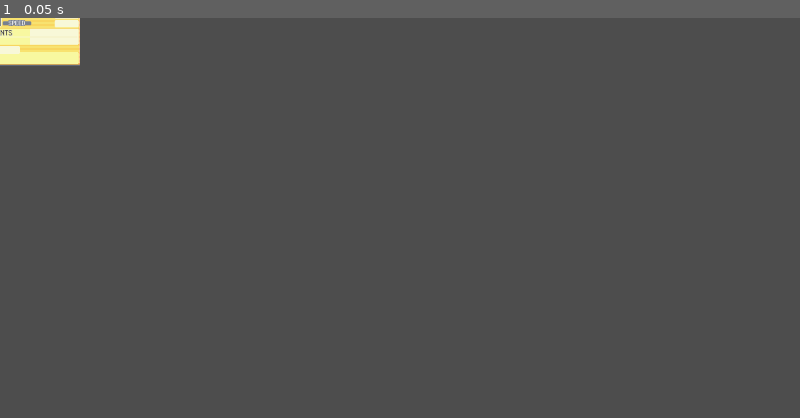
Above: before the commit, frame 1.
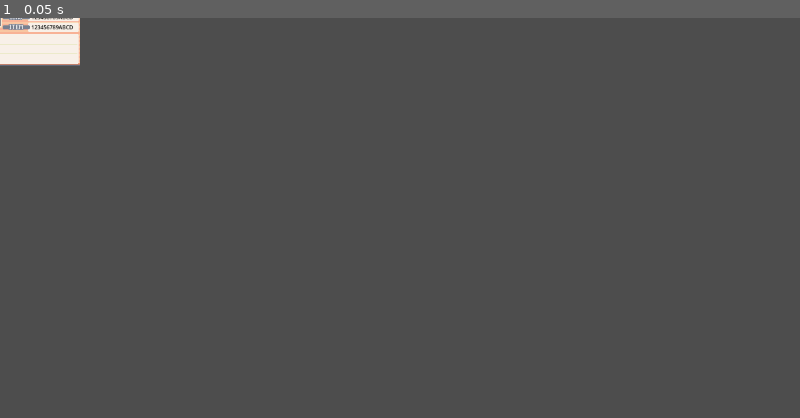
Above: after the commit, the same moment.

Repository: marinho112/pokemon
Game: Godot game, scene res://Nodes/Menus/menu_pokemon.tscn
Same seed, same stepped clock (60 frames per second), same inputs: the game is played once before the commit and once after it. This scene is started directly instead of the project's main scene.
Inputs:
- Up to frame 1 (0.05 s): no input

The runs differ from the first frame. In frame 1, 0.9% of the frame differs, in the area x 0-10%, y 0-12%.

Commit message:
menu V.2

Diff:
--- a/Nodes/Menus/menu_pokemon.tscn
+++ b/Nodes/Menus/menu_pokemon.tscn
@@ -7,6 +7,7 @@
 [ext_resource type="Texture2D" uid="uid://bmnx4dlcafmye" path="res://assets/menus/subFundo240x144.png" id="2_kmlsk"]
 [ext_resource type="Texture2D" uid="uid://dt7btrmiyw02" path="res://Nodes/Menus/menu_pokemon.tres" id="3_5y78h"]
 [ext_resource type="Texture2D" uid="uid://bd720306al17j" path="res://assets/pokemons/Pokemon 1st 3rd Generation.png" id="4_pio8x"]
+[ext_resource type="Texture2D" uid="uid://brssxbd2xd5jk" path="res://assets/menus/subFundo121x64.png" id="6_ryeln"]
 
 [sub_resource type="StyleBoxEmpty" id="StyleBoxEmpty_c280g"]
 
@@ -14,13 +15,29 @@
 atlas = ExtResource("1_f76mv")
 region = Rect2(248.5, 241.5, 239.5, 143.5)
 
+[sub_resource type="AtlasTexture" id="AtlasTexture_nebb3"]
+atlas = ExtResource("1_f76mv")
+region = Rect2(2, 327, 240, 144)
+
+[sub_resource type="AtlasTexture" id="AtlasTexture_7tj8l"]
+atlas = ExtResource("1_f76mv")
+region = Rect2(247, 90, 115, 64)
+
+[sub_resource type="AtlasTexture" id="AtlasTexture_inpcl"]
+atlas = ExtResource("1_f76mv")
+region = Rect2(244, 177, 121, 144)
+
+[sub_resource type="AtlasTexture" id="AtlasTexture_b7d48"]
+atlas = ExtResource("1_f76mv")
+region = Rect2(367, 167, 121, 35)
+
+[sub_resource type="AtlasTexture" id="AtlasTexture_1vgff"]
+atlas = ExtResource("1_f76mv")
+region = Rect2(244, 387, 121, 111)
+
 [sub_resource type="AtlasTexture" id="AtlasTexture_ax0ta"]
 atlas = ExtResource("1_f76mv")
 region = Rect2(244, 74, 121, 84)
-
-[sub_resource type="StyleBoxEmpty" id="StyleBoxEmpty_gs7a3"]
-
-[sub_resource type="StyleBoxEmpty" id="StyleBoxEmpty_wqyu1"]
 
 [sub_resource type="AtlasTexture" id="AtlasTexture_xxt3k"]
 atlas = ExtResource("1_f76mv")
@@ -29,6 +46,10 @@
 [sub_resource type="AtlasTexture" id="AtlasTexture_a1qt0"]
 atlas = ExtResource("4_pio8x")
 region = Rect2(12, 46, 62, 62)
+
+[sub_resource type="StyleBoxEmpty" id="StyleBoxEmpty_gs7a3"]
+
+[sub_resource type="StyleBoxEmpty" id="StyleBoxEmpty_wqyu1"]
 
 [node name="menuPokemon" type="Node2D"]
 script = ExtResource("1_o0vbi")
@@ -105,23 +126,171 @@
 text = "123456789ABCD"
 
 [node name="telaAtributos" type="Node2D" parent="."]
+visible = false
 
 [node name="fundo" type="Sprite2D" parent="telaAtributos"]
 texture = SubResource("AtlasTexture_4sa13")
 
+[node name="editHP" type="TextEdit" parent="telaAtributos"]
+offset_left = 50.0
+offset_top = -69.0
+offset_right = 150.0
+offset_bottom = -34.0
+scale = Vector2(0.5, 0.5)
+theme_override_colors/font_color = Color(0, 0, 0, 1)
+theme_override_styles/normal = SubResource("StyleBoxEmpty_c280g")
+text = "1000/1000"
+
+[node name="editAtk" type="TextEdit" parent="telaAtributos"]
+offset_left = 90.0
+offset_top = -52.0
+offset_right = 135.0
+offset_bottom = -17.0
+scale = Vector2(0.5, 0.5)
+theme_override_colors/font_color = Color(0, 0, 0, 1)
+theme_override_styles/normal = SubResource("StyleBoxEmpty_c280g")
+text = "1000"
+
+[node name="editDef" type="TextEdit" parent="telaAtributos"]
+offset_left = 90.0
+offset_top = -39.0
+offset_right = 135.0
+offset_bottom = -4.0
+scale = Vector2(0.5, 0.5)
+theme_override_colors/font_color = Color(0, 0, 0, 1)
+theme_override_styles/normal = SubResource("StyleBoxEmpty_c280g")
+text = "1000"
+
+[node name="editSpAtk" type="TextEdit" parent="telaAtributos"]
+offset_left = 90.0
+offset_top = -26.0
+offset_right = 135.0
+offset_bottom = 9.0
+scale = Vector2(0.5, 0.5)
+theme_override_colors/font_color = Color(0, 0, 0, 1)
+theme_override_styles/normal = SubResource("StyleBoxEmpty_c280g")
+text = "1000"
+
+[node name="editSpDef" type="TextEdit" parent="telaAtributos"]
+offset_left = 90.0
+offset_top = -13.0
+offset_right = 135.0
+offset_bottom = 22.0
+scale = Vector2(0.5, 0.5)
+theme_override_colors/font_color = Color(0, 0, 0, 1)
+theme_override_styles/normal = SubResource("StyleBoxEmpty_c280g")
+text = "1000"
+
+[node name="editSpeed" type="TextEdit" parent="telaAtributos"]
+offset_left = 90.0
+offset_right = 135.0
+offset_bottom = 35.0
+scale = Vector2(0.5, 0.5)
+theme_override_colors/font_color = Color(0, 0, 0, 1)
+theme_override_styles/normal = SubResource("StyleBoxEmpty_c280g")
+text = "1000"
+
+[node name="editExp" type="TextEdit" parent="telaAtributos"]
+offset_left = 50.0
+offset_top = 14.0
+offset_right = 180.0
+offset_bottom = 49.0
+scale = Vector2(0.5, 0.5)
+theme_override_colors/font_color = Color(0, 0, 0, 1)
+theme_override_styles/normal = SubResource("StyleBoxEmpty_c280g")
+text = "123456789"
+
+[node name="editNextLv" type="TextEdit" parent="telaAtributos"]
+offset_left = 50.0
+offset_top = 27.0
+offset_right = 180.0
+offset_bottom = 62.0
+scale = Vector2(0.5, 0.5)
+theme_override_colors/font_color = Color(0, 0, 0, 1)
+theme_override_styles/normal = SubResource("StyleBoxEmpty_c280g")
+text = "123456789"
+
+[node name="editAbility" type="TextEdit" parent="telaAtributos"]
+offset_left = -46.0
+offset_top = 40.0
+offset_right = 99.0
+offset_bottom = 75.0
+scale = Vector2(0.5, 0.5)
+theme_override_colors/font_color = Color(0, 0, 0, 1)
+theme_override_styles/normal = SubResource("StyleBoxEmpty_c280g")
+text = "Magnet Rise"
+
+[node name="editAbilityDescricao" type="TextEdit" parent="telaAtributos"]
+offset_left = -110.0
+offset_top = 51.0
+offset_right = 640.0
+offset_bottom = 106.0
+scale = Vector2(0.3, 0.3)
+theme_override_colors/font_color = Color(0, 0, 0, 1)
+theme_override_styles/normal = SubResource("StyleBoxEmpty_c280g")
+text = "Palavra001Palavra002Palavra003Palavra004Palavra005Palavra006Palavra007Palavra008Palavra009Palavra010Palavra011Palavra012Palavra013Palavra014Palavra015Palavra016Palavra017"
+wrap_mode = 1
+
 [node name="telaCaracteristicas" type="Node2D" parent="."]
+visible = false
 
 [node name="fundo" type="Sprite2D" parent="telaCaracteristicas"]
+texture = SubResource("AtlasTexture_nebb3")
+
+[node name="telaMaior" type="Sprite2D" parent="telaCaracteristicas"]
+
+[node name="telaMenor" type="Node2D" parent="telaCaracteristicas"]
+position = Vector2(-59.5, 40)
+
+[node name="fundo2" type="Sprite2D" parent="telaCaracteristicas/telaMenor"]
+texture = ExtResource("6_ryeln")
+
+[node name="fundo1" type="Sprite2D" parent="telaCaracteristicas/telaMenor"]
+texture = SubResource("AtlasTexture_7tj8l")
 
 [node name="telaMovimentos" type="Node2D" parent="."]
+visible = false
 
 [node name="fundo" type="Sprite2D" parent="telaMovimentos"]
-
-[node name="pokemonScreem" type="Sprite2D" parent="."]
+position = Vector2(60, 0)
+texture = SubResource("AtlasTexture_inpcl")
+
+[node name="SubTela" type="Node2D" parent="telaMovimentos"]
+
+[node name="fundoCima" type="Sprite2D" parent="telaMovimentos/SubTela"]
+position = Vector2(-60, -54.5)
+texture = SubResource("AtlasTexture_b7d48")
+
+[node name="fundoBaixo" type="Sprite2D" parent="telaMovimentos/SubTela"]
+position = Vector2(-59.2, 16)
+texture = SubResource("AtlasTexture_1vgff")
+
+[node name="pokemonScreem" type="Node2D" parent="."]
 position = Vector2(-59.5, -30)
+
+[node name="Conteudo" type="Node2D" parent="pokemonScreem"]
+
+[node name="fundo" type="Sprite2D" parent="pokemonScreem/Conteudo"]
 texture = SubResource("AtlasTexture_ax0ta")
 
-[node name="editLV" type="TextEdit" parent="pokemonScreem"]
+[node name="pokebola" type="Sprite2D" parent="pokemonScreem/Conteudo"]
+position = Vector2(48, 30)
+texture = SubResource("AtlasTexture_xxt3k")
+hframes = 12
+
+[node name="Container" type="Container" parent="pokemonScreem/Conteudo"]
+offset_left = -50.0
+offset_top = -20.0
+offset_right = 40.0
+offset_bottom = 30.0
+
+[node name="pokemon" type="Sprite2D" parent="pokemonScreem/Conteudo/Container"]
+position = Vector2(50, 25)
+texture = SubResource("AtlasTexture_a1qt0")
+
+[node name="Cabecalho" type="Node2D" parent="pokemonScreem"]
+
+[node name="editLV" type="TextEdit" parent="pokemonScreem/Cabecalho"]
 offset_left = -55.0
 offset_top = -42.0
 offset_right = -3.0
@@ -131,7 +300,7 @@
 theme_override_styles/normal = SubResource("StyleBoxEmpty_gs7a3")
 text = "LV.100"
 
-[node name="editEspecie" type="TextEdit" parent="pokemonScreem"]
+[node name="editEspecie" type="TextEdit" parent="pokemonScreem/Cabecalho"]
 offset_left = -20.0
 offset_top = -42.0
 offset_right = 100.0
@@ -141,23 +310,8 @@
 theme_override_styles/normal = SubResource("StyleBoxEmpty_wqyu1")
 text = "Crabominable"
 
-[node name="sexo" type="Sprite2D" parent="pokemonScreem"]
+[node name="sexo" type="Sprite2D" parent="pokemonScreem/Cabecalho"]
 position = Vector2(52, -33)
 scale = Vector2(0.07, 0.07)
 texture = ExtResource("2_cysit")
 vframes = 3
-
-[node name="pokebola" type="Sprite2D" parent="pokemonScreem"]
-position = Vector2(48, 30)
-texture = SubResource("AtlasTexture_xxt3k")
-hframes = 12
-
-[node name="Container" type="Container" parent="pokemonScreem"]
-offset_left = -50.0
-offset_top = -20.0
-offset_right = 40.0
-offset_bottom = 30.0
-
-[node name="pokemon" type="Sprite2D" parent="pokemonScreem/Container"]
-position = Vector2(50, 25)
-texture = SubResource("AtlasTexture_a1qt0")
--- a/Scripts/Global/Classes.gd
+++ b/Scripts/Global/Classes.gd
@@ -9,6 +9,7 @@
 	var item_select:int
 	var persona:int
 	var cidadeNatal:String
+	var pkms=[]
 
 class pokemon:
 	var raca:String
@@ -35,6 +36,7 @@
 	var lvMinEvolui=100
 	var lvMaxEvolui=100
 	var armas=[]
+	var danoRecebido=0
 
 	var hp:int
 	var atak:int
@@ -108,8 +110,10 @@
 			resp += "Ataque"+str(i)+": " + str(ataque) + "\n"
 		if(i==0):
 			resp += "Ataques: Nenhum\n"
-
-		resp += "Item: " + str(item['name']) + "\n"
+		if(item):
+			resp += "Item: " + str(item['name']) + "\n"
+		else:
+			resp += "Item: Nenhum\n"
 		resp += "EV HP: " + str(ev_hp) + "\n"
 		resp += "EV Ataque: " + str(ev_atak) + "\n"
 		resp += "EV Ataque Especial: " + str(ev_sp_atak) + "\n"
@@ -154,7 +158,7 @@
 		# Tipos
 		if json.has("types"):
 			for i in range(min(json["types"].size(), 2)):
-				tipo[i] = json["types"][i]
+				tipo[i] = Ferramentas.getTipoID(json["types"][i])
 
 	func getRandomHabilit():
 		var habilidades = json.get("abilities", [])
@@ -232,6 +236,13 @@
 
 		return resp
 
+	func getVidaAtual():
+		var vidaAtual=getAtributoReal(VG.ATRIBUTO_VIDA)
+		vidaAtual-=danoRecebido
+		if(vidaAtual<0):
+			return 0
+		return vidaAtual
+
 	func getDesenvolvimento():
 		return int((forca[1]+resistencia[1])/10)
 
@@ -258,3 +269,9 @@
 			if(item[0]==arma):
 				return item[1]
 		return 0
+
+	func getHabilidadeNome():
+		return "Não Programado"
+
+	func getHabilidadeDescricao():
+		return "Ainda Não Foi Programado"
--- a/Scripts/Global/Ferramentas.gd
+++ b/Scripts/Global/Ferramentas.gd
@@ -107,3 +107,57 @@
 		else:
 			print("Erro ao abrir o arquivo: ", caracteristicasData)
 		return json
+
+func getTipoID(nomeTipo):
+	match nomeTipo:
+		"water":
+			return VG.TIPO_AGUA
+		"dragon":
+			return VG.TIPO_DRAGAO
+		"electric":
+			return VG.TIPO_ELETRICO
+		"ghost":
+			return VG.TIPO_FANTASMA
+		"fire":
+			return VG.TIPO_FOGO
+		"ice":
+			return VG.TIPO_GELO
+		"bug":
+			return VG.TIPO_INSETO
+		"fight":
+			return VG.TIPO_LUTADOR
+		"steel":
+			return VG.TIPO_METAL
+		"normal":
+			return VG.TIPO_NORMAL
+		"rock":
+			return VG.TIPO_PEDRA
+		"grass":
+			return VG.TIPO_PLANTA
+		"psychic":
+			return VG.TIPO_PSIQUICO
+		"dark":
+			return VG.TIPO_SOMBRIO
+		"ground":
+			return VG.TIPO_TERRA
+		"poison":
+			return VG.TIPO_VENENO
+		"flying":
+			return VG.TIPO_VOADOR
+
+func formataNome(nome):
+	var novoNome= nome.replace("-", " ")
+	var palavras = novoNome.split(" ")
+	var resp=""
+	for i in range(palavras.size()):
+		resp += palavras[i].capitalize()+" "
+	return resp
+
+func formataNumero(num):
+	var str=''
+	if(num<100):
+		str+="0"
+	if(num<10):
+		str+="0"
+	str+=str(num)
+	return str
--- a/Scripts/Global/Options.gd
+++ b/Scripts/Global/Options.gd
@@ -47,7 +47,11 @@
 		menu.z_index=10
 		#menu.definePokemon(0)
 		menu.ajustaTamanho(100)
+		if(personagem.personagemInfo.pkms.size()>0):
+			menu.definePokemon(personagem.personagemInfo.pkms[0])
+
 		personagem.pilhaAcoes.insert(0,menu)
+
 
 class OptionPersonagem extends Option:
 
--- a/Scripts/Global/VariaveisGlobais.gd
+++ b/Scripts/Global/VariaveisGlobais.gd
@@ -62,20 +62,20 @@
 
 #TIPOS
 
-const TIPO_PEDRA = 0
-const TIPO_AGUA = 1
-const TIPO_ELETRICO = 2
-const TIPO_PLANTA = 3
-const TIPO_PSIQUICO = 4
-const TIPO_VENENO = 5
-const TIPO_FOGO = 6
-const TIPO_TERRA = 7
-const TIPO_VOADOR = 8
-const TIPO_INSETO = 9
-const TIPO_NORMAL = 10
-const TIPO_FANTASMA = 11
-const TIPO_LUTADOR = 12
-const TIPO_METAL = 13
+const TIPO_PEDRA = 5
+const TIPO_AGUA = 10
+const TIPO_ELETRICO = 12
+const TIPO_PLANTA = 11
+const TIPO_PSIQUICO = 13
+const TIPO_VENENO = 3
+const TIPO_FOGO = 9
+const TIPO_TERRA = 4
+const TIPO_VOADOR = 2
+const TIPO_INSETO = 6
+const TIPO_NORMAL = 0
+const TIPO_FANTASMA = 7
+const TIPO_LUTADOR = 1
+const TIPO_METAL = 8
 const TIPO_GELO = 14
 const TIPO_DRAGAO = 15
 const TIPO_SOMBRIO = 16
--- a/Scripts/Menus/menu_pokemon.gd
+++ b/Scripts/Menus/menu_pokemon.gd
@@ -2,14 +2,6 @@
 
 var pokemon
 
-# Called when the node enters the scene tree for the first time.
-func _ready() -> void:
-	pass # Replace with function body.
-
-
-# Called every frame. 'delta' is the elapsed time since the previous frame.
-func _process(delta: float) -> void:
-	pass
 
 func executa(delta: float):
 	pass
@@ -24,14 +16,43 @@
 	print(tamanhoAjuste)
 	print(tamanhoAjuste*tamanho)
 
+func defineTelaDescricao():
+	$telaDescricao/editNo.text=Ferramentas.formataNumero(pokemon.racaID)
+	$telaDescricao/editName.text=pokemon.apelido
+	$telaDescricao/editOT.text="TesteOT"
+	$telaDescricao/editIDNo.text="TesteIDNo"
+	if(pokemon.item):
+		$telaDescricao/editItem.text=Ferramentas.formataNome(pokemon.item['name'])
+	else:
+		$telaDescricao/editItem.text=""
+	$telaDescricao/Tipo1.frame=pokemon.tipo[0]
+	if(pokemon.tipo[1]== null):
+		$telaDescricao/Tipo2.visible=false
+	else:
+		$telaDescricao/Tipo2.visible=true
+		$telaDescricao/Tipo2.frame=pokemon.tipo[1]
+
+func defineTelaAtributos():
+	$telaAtributos/editHP.text=str(pokemon.getVidaAtual())+"/"+str(pokemon.getAtributoReal(VG.ATRIBUTO_VIDA))
+	$telaAtributos/editAtk.text=str(pokemon.getAtributoReal(VG.ATRIBUTO_ATAQUE))
+	$telaAtributos/editDef.text=str(pokemon.getAtributoReal(VG.ATRIBUTO_DEFESA))
+	$telaAtributos/editSpAtk.text=str(pokemon.getAtributoReal(VG.ATRIBUTO_ESPECIAL_ATAQUE))
+	$telaAtributos/editSpDef.text=str(pokemon.getAtributoReal(VG.ATRIBUTO_ESPECIAL_DEFESA))
+	$telaAtributos/editSpeed.text=str(pokemon.getAtributoReal(VG.ATRIBUTO_VELOCIDADE))
+	$telaAtributos/editExp.text=str(pokemon.exp)
+	$telaAtributos/editNextLv.text=str("CALCULAR NO FUTURO")
+	$telaAtributos/editAbility.text=pokemon.getHabilidadeNome()
+	$telaAtributos/editAbilityDescricao.text=pokemon.getHabilidadeDescricao()
+
+func definePokemonScreem():
+	$pokemonScreem/Cabecalho/editEspecie.text=Ferramentas.formataNome(pokemon.raca)
+	$pokemonScreem/Cabecalho/editLV.text="LV."+str(pokemon.lv)
+
 func definePokemon(pkm):
 	if(pkm!=null):
 		pokemon=pkm
-	$telaDescricao/editNo.text=str(pokemon.ID)
-	$telaDescricao/editName.text=pokemon.apelido
-	$telaDescricao/editOT.text="TesteOT"
-	$telaDescricao/editIDNo.text="TesteIDNo"
-	$telaDescricao/editItem.text=pokemon.item['name']
 
-	$pokemonScreem/editEspecie.text=pokemon.raca
-	$pokemonScreem/editLV.text="LV."+str(pokemon.lv)
+	defineTelaDescricao()
+	defineTelaAtributos()
+
+	definePokemonScreem()
--- a/Scripts/Objetos/personagem.gd
+++ b/Scripts/Objetos/personagem.gd
@@ -24,10 +24,11 @@
 	$Camera2D/MSGScreen.visible=false;
 	$Camera2D/OptionScreen.visible=false;
 	posicionar()
-	var pkm= Ferramentas.getPokemon(263)
+	var pkm= Ferramentas.getPokemon(267)
 	pkm.carregaCaracteristicas()
 	pkm.getRandomHabilit()
 	pkm.getRandomItem()
+	personagemInfo.pkms.append(pkm)
 	pkm.imprime()
 
 func set_posicao( novaPosicao):
Not shown: 1 places in Nodes/Menus/menu_pokemon.tscn that only renumber resources
Binary file added: assets/menus/subFundo121x64.png
Not shown, added: assets/menus/subFundo121x64.png.import
